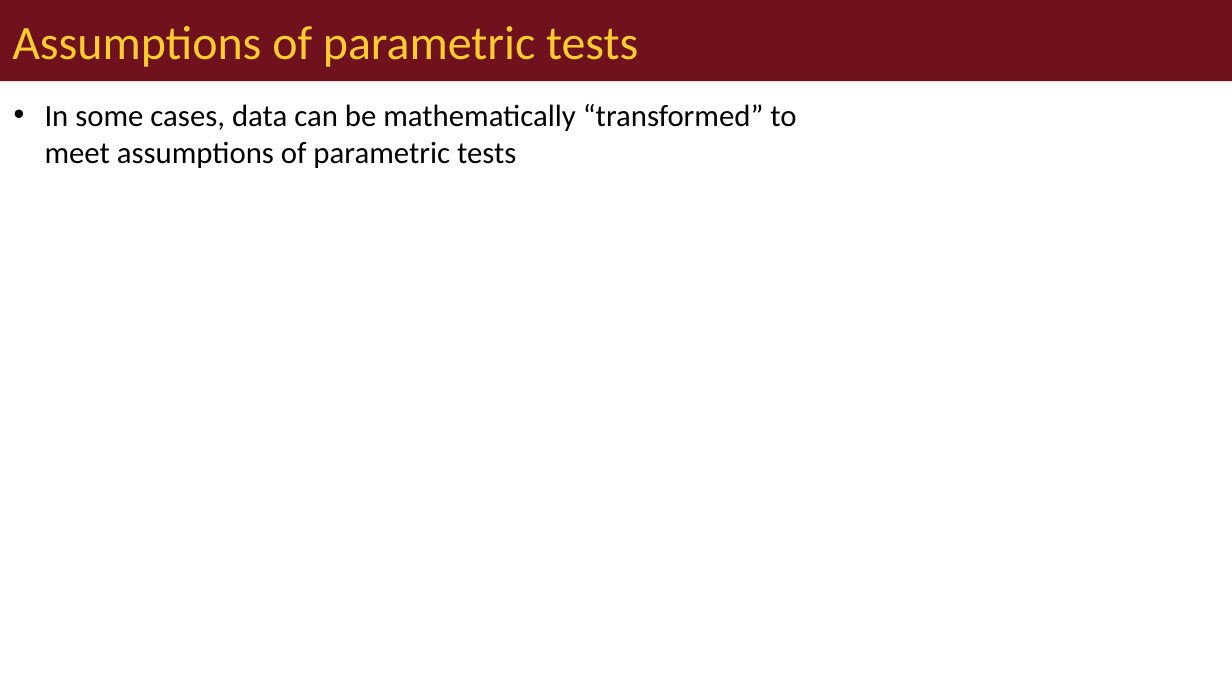
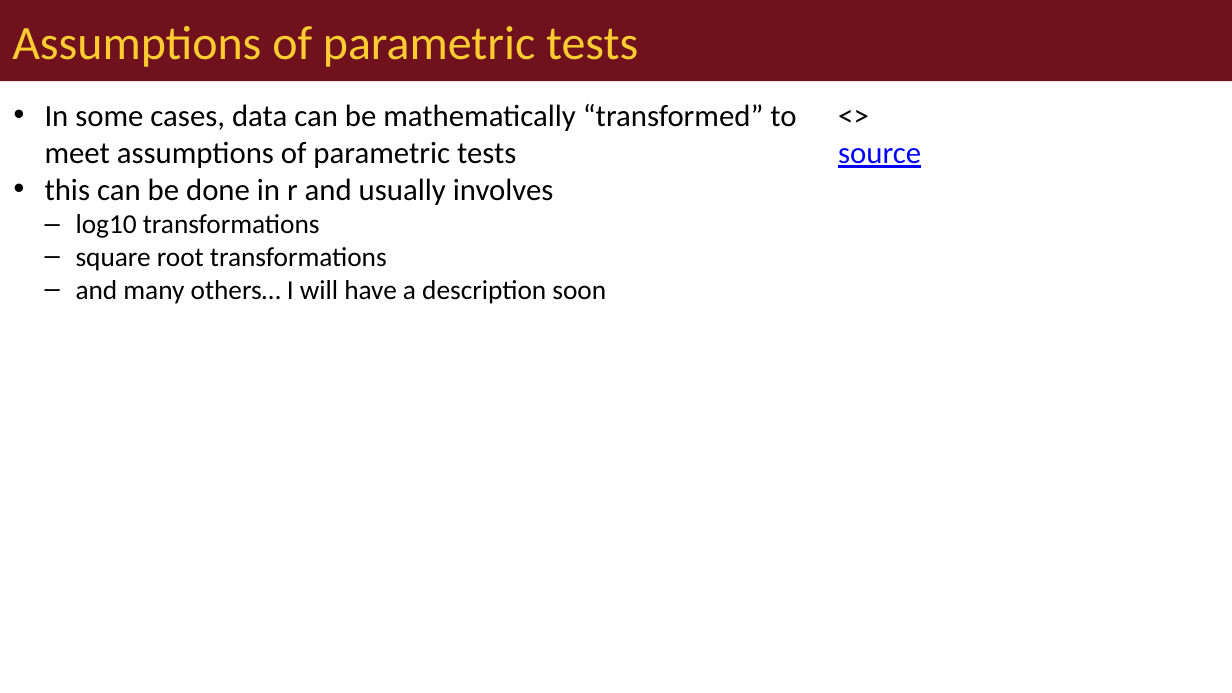
Before and after one commit to wlperry/umd_biostats, a slide deck: slide 17 of docs/lectures/lecture_06/06_01_lecture_powerpoint.pptx (slide 16 before the commit). Drawn at 1232x693 pixels with LibreOffice and Linux fonts; fonts in the diff are those of the drawing. Boxes give left, top, right and bottom in pixels: in the first picture for what was removed or moved away, otherwise in the second. Text is boxed around its words. In the diff, an @@ line names an element or a change of style, - is before the commit and + after.

```diff
--- a/docs/lectures/lecture_06/06_01_lecture_powerpoint.pptx
+++ b/docs/lectures/lecture_06/06_01_lecture_powerpoint.pptx
@@ text added at bbox=[838, 148, 921, 168], 18 pt, text #0000FF, underline @@
+<>
+source
@@ text at bbox=[45, 178, 606, 304]: paragraphs added @@
+• this can be done in r and usually involves
+  – log10 transformations
+  – square root transformations
+  – and many others… I will have a description soon
```
Also in this commit, not shown: 21 other slides changed, 2 slides added, 1 slide removed, 31 other files.
